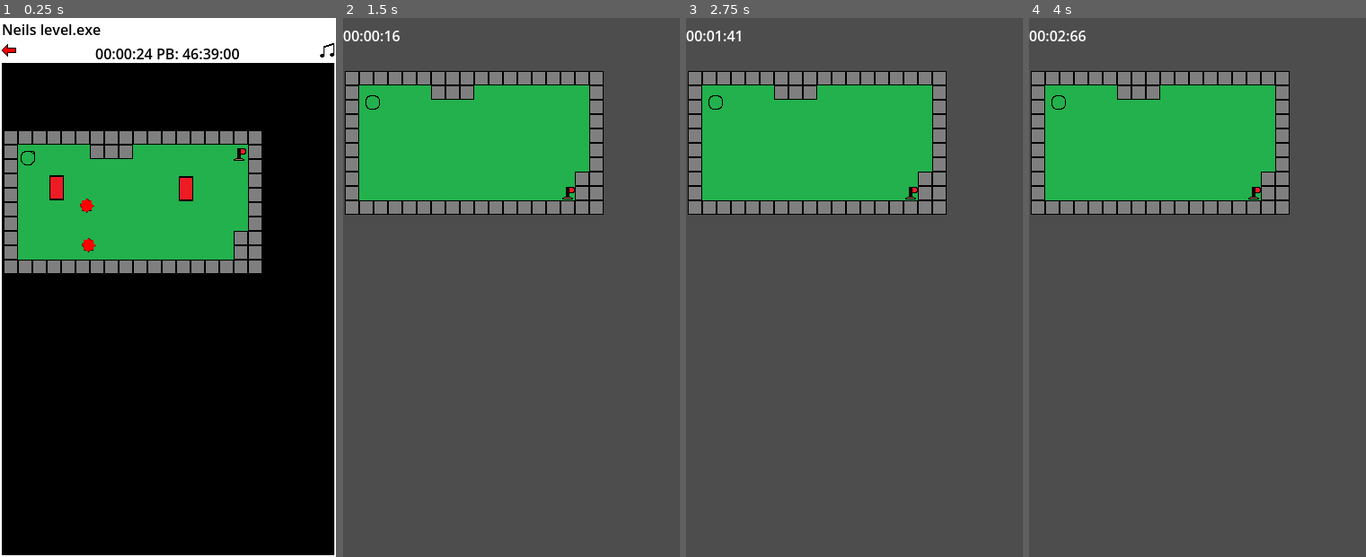
Above: before the commit, frames 1-4 (left to right).
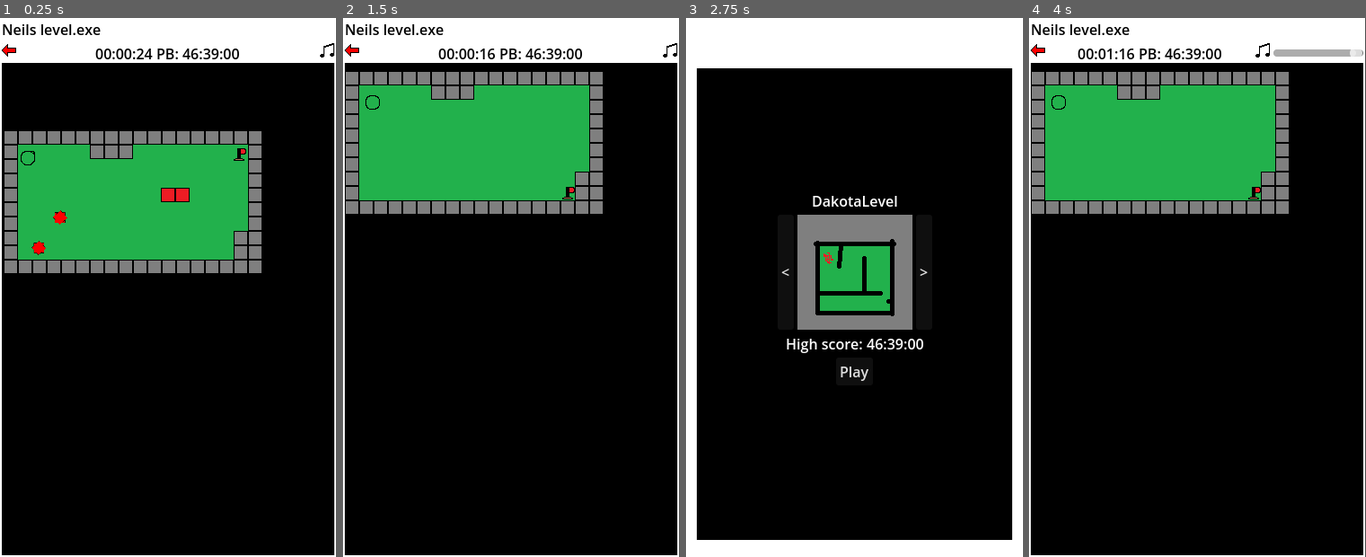
Above: after the commit, the same moments.

Repository: pt80/MobileGame
Game: Godot game, scene res://Scenes/Levels/NeilLevel.tscn
Two runs of this game, one before a commit and one after it. Both use one fixed random seed, a clock stepped at 60 frames per second and the inputs below. This scene is started directly instead of the project's main scene.
Inputs (mouse positions are in pixels of both pictures, inside the frame that each line leads up to):
- Up to frame 1 (0.25 s): no input
- Up to frame 2 (1.5 s): click (353, 55) at 0.5 s; click "Play" at 1.25 s
- Up to frame 3 (2.75 s): click (696, 55) at 2.02 s
- Up to frame 4 (4 s): click (1197, 373) at 2.75 s, where only the run after the commit has a clickable "Play"; click (1355, 55) at 3.52 s

The runs differ from the first frame. In frame 1, 0.8% of the frame differs, in the area x 9-58%, y 29-44%; in frame 2, 79%; in frame 3, 98%, in the area x 0-100%, y 0-100%; in frame 4, 79%.

Commit message:
adjusted enemy alert

Diff:
--- a/Scenes/Characters/Enemy.tscn
+++ b/Scenes/Characters/Enemy.tscn
@@ -10,6 +10,7 @@
 radius = 11.1803
 
 [node name="Enemy" type="CharacterBody2D"]
+collision_layer = 3
 collision_mask = 3
 script = ExtResource("1_hj7tp")
 
--- a/Scenes/Characters/StretchEnemy.tscn
+++ b/Scenes/Characters/StretchEnemy.tscn
@@ -8,6 +8,9 @@
 
 [sub_resource type="RectangleShape2D" id="RectangleShape2D_47dhh"]
 size = Vector2(16, 16)
+
+[sub_resource type="CircleShape2D" id="CircleShape2D_6dv00"]
+radius = 46.0
 
 [node name="StretchEnemy" type="CharacterBody2D"]
 script = ExtResource("1_rrrtf")
@@ -26,5 +29,13 @@
 [node name="Timer" type="Timer" parent="."]
 wait_time = 4.0
 
+[node name="AlertRadius" type="Area2D" parent="."]
+collision_layer = 0
+collision_mask = 2
+
+[node name="CollisionShape2D" type="CollisionShape2D" parent="AlertRadius"]
+shape = SubResource("CircleShape2D_6dv00")
+
 [connection signal="body_entered" from="Area2D" to="." method="_on_area_2d_body_entered"]
 [connection signal="timeout" from="Timer" to="." method="_on_timer_timeout"]
+[connection signal="body_entered" from="AlertRadius" to="." method="_on_alert_radius_body_entered"]
--- a/Scenes/Levels/DakotaLevel.tscn
+++ b/Scenes/Levels/DakotaLevel.tscn
@@ -1,11 +1,13 @@
 [gd_scene load_steps=5 format=3 uid="uid://cpeicaufp18jp"]
 
 [ext_resource type="PackedScene" uid="uid://dvxpgcsmxdimr" path="res://Scenes/Characters/MainCharacter.tscn" id="1_lt36u"]
+[ext_resource type="PackedScene" uid="uid://c6og6s6f5eqrn" path="res://Scenes/Overlay.tscn" id="1_tgctf"]
 [ext_resource type="PackedScene" uid="uid://d318g2sxt2j03" path="res://Scenes/EndPoint.tscn" id="2_14gpo"]
 [ext_resource type="PackedScene" uid="uid://dtyew16xpmshm" path="res://Scenes/TileMap.tscn" id="2_s0fub"]
-[ext_resource type="PackedScene" uid="uid://bxxibfs63rraq" path="res://Scenes/timer.tscn" id="4_qktto"]
 
 [node name="DakotaLevel" type="Node2D"]
+
+[node name="Overlay" parent="." instance=ExtResource("1_tgctf")]
 
 [node name="TileMap" parent="." instance=ExtResource("2_s0fub")]
 
@@ -14,10 +16,3 @@
 
 [node name="EndPoint" parent="TileMap" instance=ExtResource("2_14gpo")]
 position = Vector2(248, 135)
-
-[node name="HBoxContainer" type="HBoxContainer" parent="."]
-offset_right = 40.0
-offset_bottom = 40.0
-
-[node name="Timer" parent="HBoxContainer" instance=ExtResource("4_qktto")]
-layout_mode = 2
--- a/Scenes/Levels/NeilLevel.tscn
+++ b/Scenes/Levels/NeilLevel.tscn
@@ -27,14 +27,14 @@
 position = Vector2(262, 26)
 
 [node name="Enemy2" parent="TileMap" instance=ExtResource("4_jktbs")]
-position = Vector2(138, 128)
+position = Vector2(33, 97)
 
 [node name="Enemy" parent="TileMap" instance=ExtResource("4_jktbs")]
-position = Vector2(136, 84)
+position = Vector2(56, 131)
 
 [node name="StretchEnemy" parent="TileMap" instance=ExtResource("6_x2in8")]
-position = Vector2(203, 65)
+position = Vector2(199, 72)
 StretchHorizontal = false
 
 [node name="StretchEnemy2" parent="TileMap" instance=ExtResource("6_x2in8")]
-position = Vector2(59, 64)
+position = Vector2(183, 72)
--- a/Scenes/Overlay.tscn
+++ b/Scenes/Overlay.tscn
@@ -56,7 +56,7 @@
 
 [node name="VolumeSlider" type="HSlider" parent="VBoxContainer/HBoxContainer"]
 visible = false
-custom_minimum_size = Vector2(163.915, 0)
+custom_minimum_size = Vector2(100, 0)
 layout_mode = 2
 size_flags_vertical = 4
 max_value = 1.0
--- a/Scripts/Autoloads/SaveManager.gd
+++ b/Scripts/Autoloads/SaveManager.gd
@@ -18,6 +18,5 @@
 func Load():
 	if FileAccess.file_exists(SaveFilePath + SaveFileName):
 		SaveFile = ResourceLoader.load(SaveFilePath + SaveFileName).duplicate(true)
-		print(SaveFile.Metadata)
 	else:
 		Save()
--- a/Scripts/Characters/Enemy.gd
+++ b/Scripts/Characters/Enemy.gd
@@ -12,5 +12,4 @@
 	$AudioStreamPlayer2D.play()
 	if body.name == "MainCharacter":
 		body.Death()
-	else:
-		VelocityDirection *= -1
+	VelocityDirection *= -1
--- a/Scripts/Characters/StretchEnemy.gd
+++ b/Scripts/Characters/StretchEnemy.gd
@@ -4,13 +4,14 @@
 @export var Length: int = 4
 @export var StretchHorizontal: bool = true
 @export var StretchVertical: bool = true
+@export var Alerted: bool = false
 
 @onready var timer = $Timer
-var actionable = true
 
 func _ready():
-	SetTimer()
-	Stretch()
+	if Alerted:
+		SetTimer()
+		Stretch()
 
 func _on_area_2d_body_entered(body):
 	if body.name == "MainCharacter":
@@ -21,12 +22,13 @@
 
 func Stretch():
 	var StretchTween = create_tween()
-	if StretchVertical:
-		StretchTween.tween_property(self,"scale", Vector2(1,Length),Rate)
-		StretchTween.tween_property(self,"scale", Vector2(1,1),Rate)
-	if StretchHorizontal:
-		StretchTween.tween_property(self,"scale", Vector2(Length,1),Rate)
-		StretchTween.tween_property(self,"scale", Vector2(1,1),Rate)
+	if Alerted:
+		if StretchVertical:
+			StretchTween.tween_property(self,"scale", Vector2(1,Length),Rate)
+			StretchTween.tween_property(self,"scale", Vector2(1,1),Rate)
+		if StretchHorizontal:
+			StretchTween.tween_property(self,"scale", Vector2(Length,1),Rate)
+			StretchTween.tween_property(self,"scale", Vector2(1,1),Rate)
 
 func SetTimer():
 	var rotations = 0
@@ -36,3 +38,10 @@
 		rotations += 2
 	timer.wait_time = Rate * rotations
 	timer.start()
+
+
+func _on_alert_radius_body_entered(body):
+	if body is CharacterBody2D and !Alerted:
+		Alerted = true
+		SetTimer()
+		Stretch()
--- a/Scripts/SoundButton.gd
+++ b/Scripts/SoundButton.gd
@@ -4,12 +4,14 @@
 @onready var volume_slider = $"../VolumeSlider"
 
 func _on_pressed():
-	print(UI.get_stylebox('panel', 'PanelContainer').texture_margin_top)
-	var StretchTween = create_tween()
-	if UI.get_stylebox('panel', 'PanelContainer').texture_margin_top == 0:
-		volume_slider.visible = false
-		StretchTween.tween_property(UI.get_stylebox('panel', 'PanelContainer'),"texture_margin_top", 4,1.5)
-	else:
-		StretchTween.tween_property(UI.get_stylebox('panel', 'PanelContainer'),"texture_margin_top", 0,1.5)
-		await StretchTween.finished
-		volume_slider.visible = true
+	#print(UI.get_stylebox('panel', 'PanelContainer').texture_margin_top)
+	#var StretchTween = create_tween()
+	#if UI.get_stylebox('panel', 'PanelContainer').texture_margin_top == 0:
+		#volume_slider.visible = false
+		#StretchTween.tween_property(UI.get_stylebox('panel', 'PanelContainer'),"texture_margin_top", 4,1.5)
+	#else:
+		#StretchTween.tween_property(UI.get_stylebox('panel', 'PanelContainer'),"texture_margin_top", 0,1.5)
+		#await StretchTween.finished
+		#volume_slider.visible = true
+
+	volume_slider.visible = !volume_slider.visible
--- a/Scripts/VolumeSlider.gd
+++ b/Scripts/VolumeSlider.gd
@@ -1,5 +1,5 @@
 extends HSlider
 
 
-func _on_drag_ended(value_changed):
+func _on_drag_ended(_value_changed):
 	AudioServer.set_bus_volume_db(0,linear_to_db(value))
--- a/default_bus_layout.tres
+++ b/default_bus_layout.tres
@@ -5,6 +5,7 @@
 pitch_scale = 2.0
 
 [resource]
+bus/0/volume_db = 6.02
 bus/1/name = &"Music"
 bus/1/solo = false
 bus/1/mute = false
--- a/project.godot
+++ b/project.godot
@@ -25,7 +25,6 @@
 window/size/viewport_width=375
 window/size/viewport_height=600
 window/stretch/mode="canvas_items"
-window/stretch/aspect="expand"
 
 [input]
 
Not shown: 1 places in Scenes/Characters/StretchEnemy.tscn that only renumber resources
